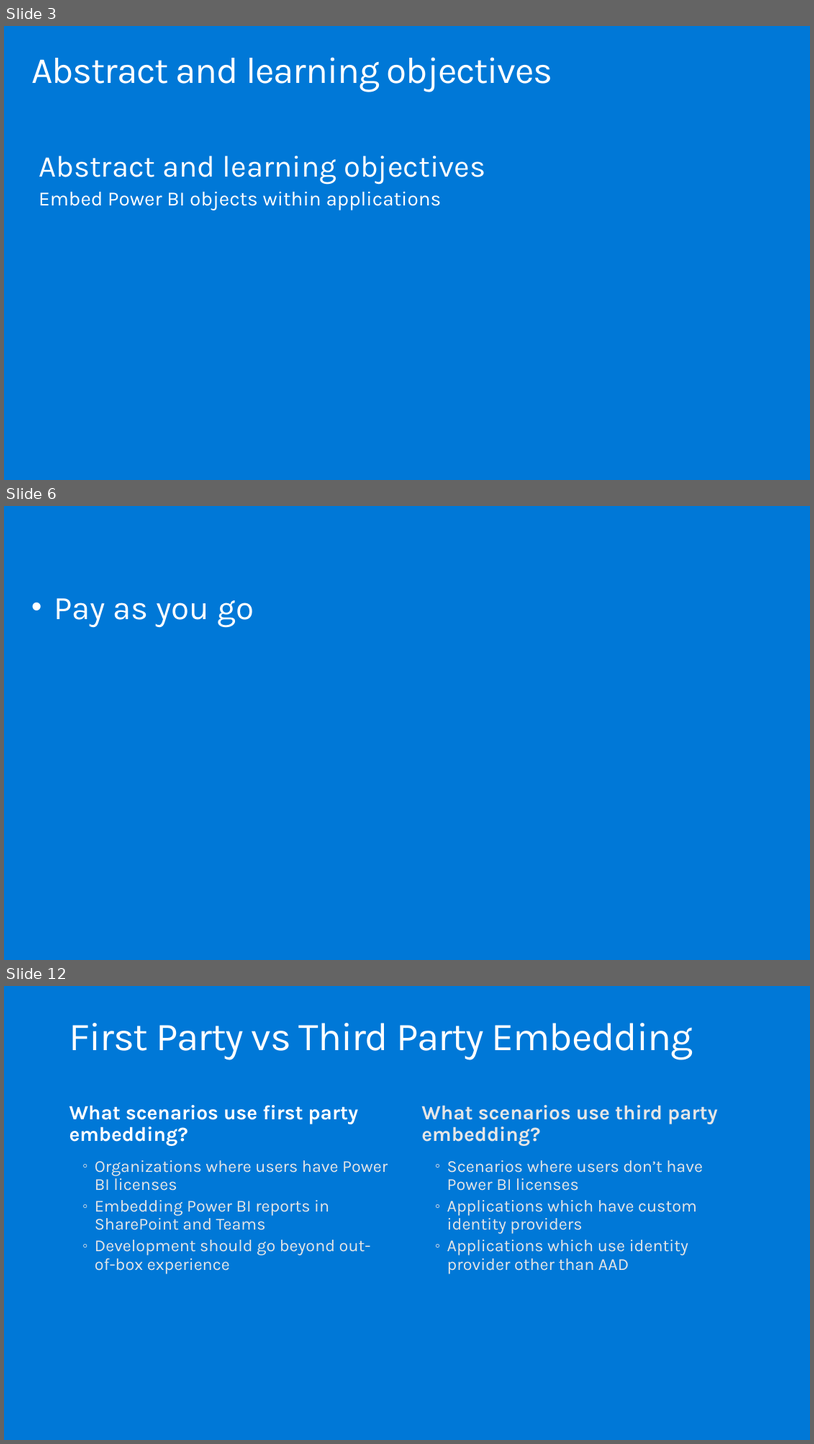
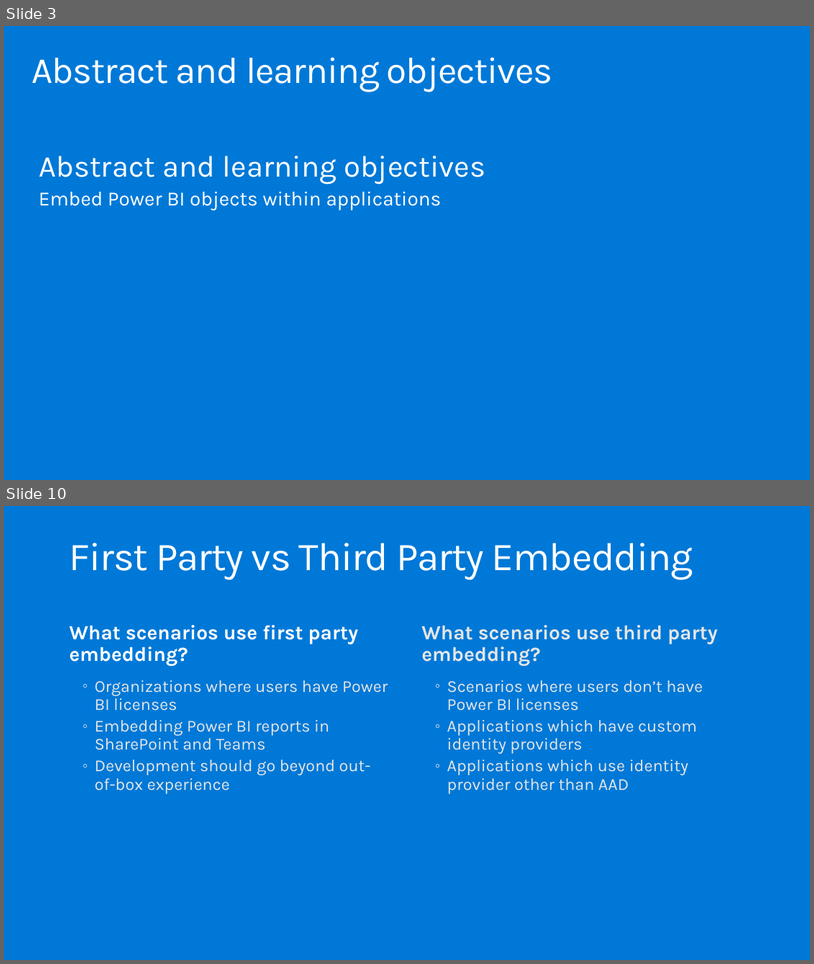
Before and after one commit to hnc198/AzurePowerBI, a slide deck: Hands-on Modules/Embedding/1. What is Power BI Embedded.pptx. Shown one above the other, each under a label of ours: slides 3, 6 and 12 before the commit, slides 3 and 10 after it; the slides between them are not shown. The pictures are 814x1444 and 814x964 pixels, drawn with LibreOffice and Linux fonts; fonts in the diff are those of the drawing. Boxes give left, top, right and bottom in pixels: in the first picture for what was removed or moved away, otherwise in the second. Text is boxed around its words. In the diff, an @@ line names an element or a change of style, - is before the commit and + after.

```diff
--- a/Hands-on Modules/Embedding/1. What is Power BI Embedded.pptx
+++ b/Hands-on Modules/Embedding/1. What is Power BI Embedded.pptx
@@ slide 6 removed at (4, 506, 810, 960), background #0078D7 @@
@@ text removed at (54, 598, 254, 627) @@
-• Pay as you go
@@ what was slide 12 is now slide 10 @@
```
Also in this commit, not shown: 7 slides changed, 8 slides added, 4 other files.
